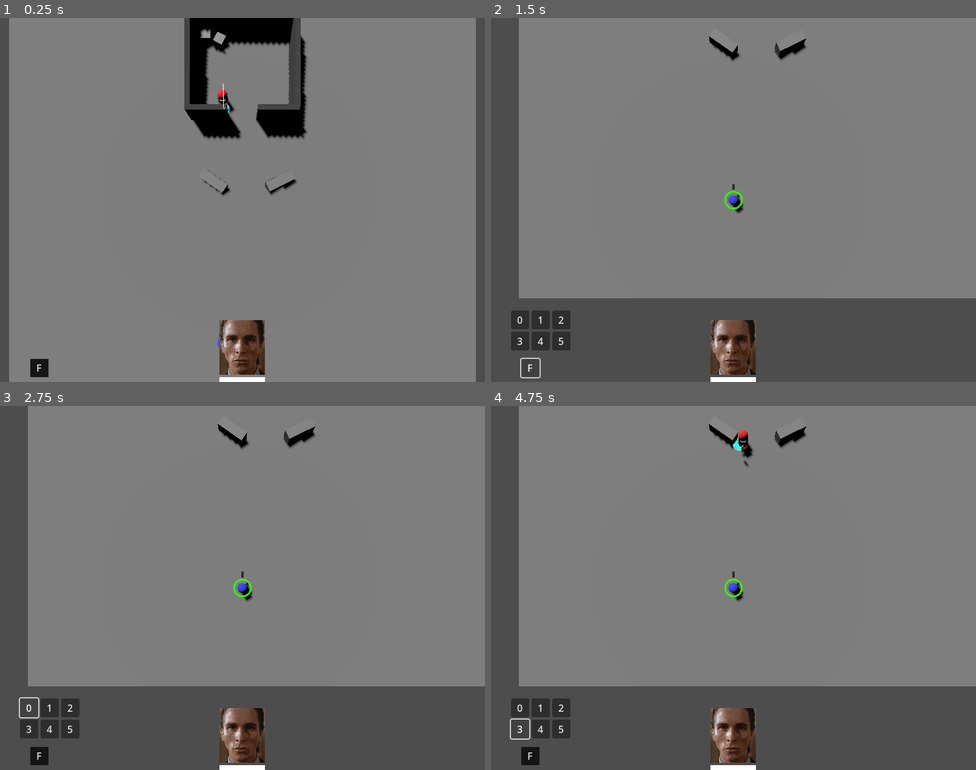
Above: before the commit, frames 1-4 (two rows, left to right).
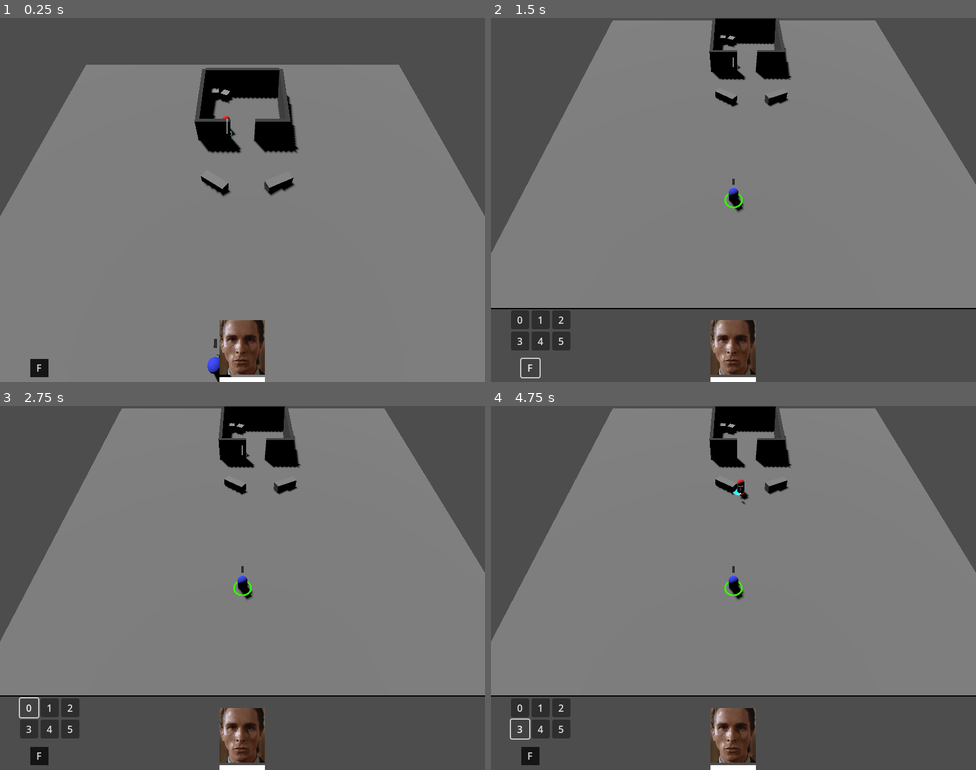
Above: after the commit, the same moments.

Repository: AAncapo/godot-rtwp
Game: Godot game, scene res://world.tscn
The game is run twice, just before and just after one commit, with the same random seed, the same clock (stepped at 60 frames per second) and the same inputs.
Inputs (mouse positions are in pixels of both pictures, inside the frame that each line leads up to):
- Up to frame 1 (0.25 s): no input
- Up to frame 2 (1.5 s): click (733, 345) at 0.5 s; click "F" at 1.25 s
- Up to frame 3 (2.75 s): click "0" at 2 s
- Up to frame 4 (4.75 s): click "1" at 2.75 s; click "2" at 3.5 s; click "3" at 4.25 s

The runs differ from the first frame. In frame 1, 24% of the frame differs, in the area x 0-100%, y 0-100%; in frame 2, 17%; in frame 3, 16%; in frame 4, 17%.

Commit message:
Change camera settings

Diff:
--- a/camera.gd
+++ b/camera.gd
@@ -14,24 +14,12 @@
 var rotation_speed: float = 0.2
 var isset_tactical:bool = false
 
-var cam_settings = {
-	'projection': [0, 1],
-	'size': [1, 50],
-	'parent/global_rotation_degrees/x': [-60, -90]
-	}
-
 
 func _ready() -> void:
-	set_tactical_mode(false)
 	GameEvents.focus_world_object.connect(on_world_object_focused)
-
 
 func _process(delta: float) -> void:
 	calc_move(delta)
-
-	if Input.is_action_just_pressed("tactical_mode"): # T
-		set_tactical_mode(!isset_tactical)
-
 
 func _unhandled_input(event: InputEvent) -> void:
 	## Zoom camera w mouse wheel ##
@@ -52,7 +40,6 @@
 #			new_rotation_y = deg_to_rad(event.relative.x) * rotation_speed
 #			self.global_rotate(Vector3.UP, new_rotation_y)
 
-
 func calc_move(delta:float) -> void:
 	## Move camera using WASD/arrow keys ##
 	if Input.is_action_pressed("cam_left"):
@@ -67,14 +54,6 @@
 	global_position = lerp(global_position,new_pos, delta * move_speed)
 	cam.position.z = lerp(cam.position.z, new_zoom, delta * move_speed)
 
-
-func set_tactical_mode(tactical:bool):
-	var index = 0 if !tactical else 1
-	for prop in cam_settings.keys():
-		cam.set(prop, cam_settings[prop][index])
-	isset_tactical = tactical
-
-
 func on_world_object_focused(obj, focus=true):
 	if focus:
 		new_pos = obj.global_position
--- a/world.tscn
+++ b/world.tscn
@@ -76,14 +76,13 @@
 
 [node name="CamBase" type="Node3D" parent="."]
 process_mode = 3
-transform = Transform3D(1, 0, 0, 0, -5.96046e-08, 0.999999, 0, -0.999999, -5.96046e-08, 0, 0, 0)
+transform = Transform3D(1, 0, 0, 0, 0.499999, 0.866025, 0, -0.866025, 0.499999, 0, 0, 0)
 script = ExtResource("3_7oabq")
 move_speed = 7.0
 zoom_amount = 5.0
 
 [node name="Camera3D" type="Camera3D" parent="CamBase"]
 transform = Transform3D(1, 0, 0, 0, 1, 0, 0, 0, 1, 0, 0, 25.4181)
-projection = 1
 current = true
 size = 40.0
 
